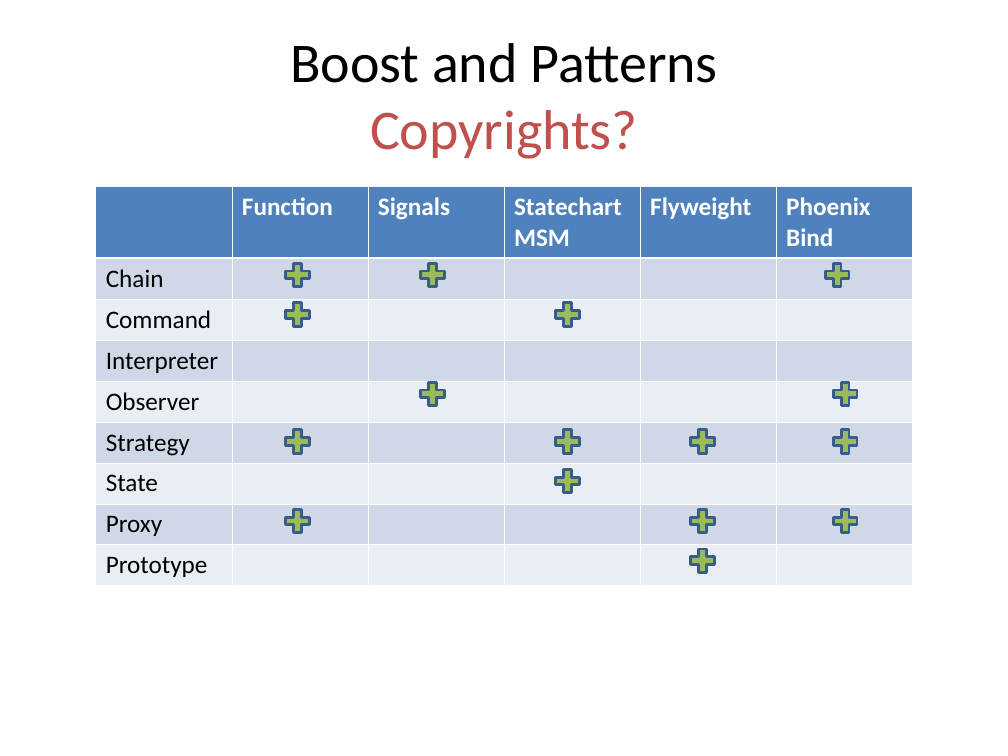
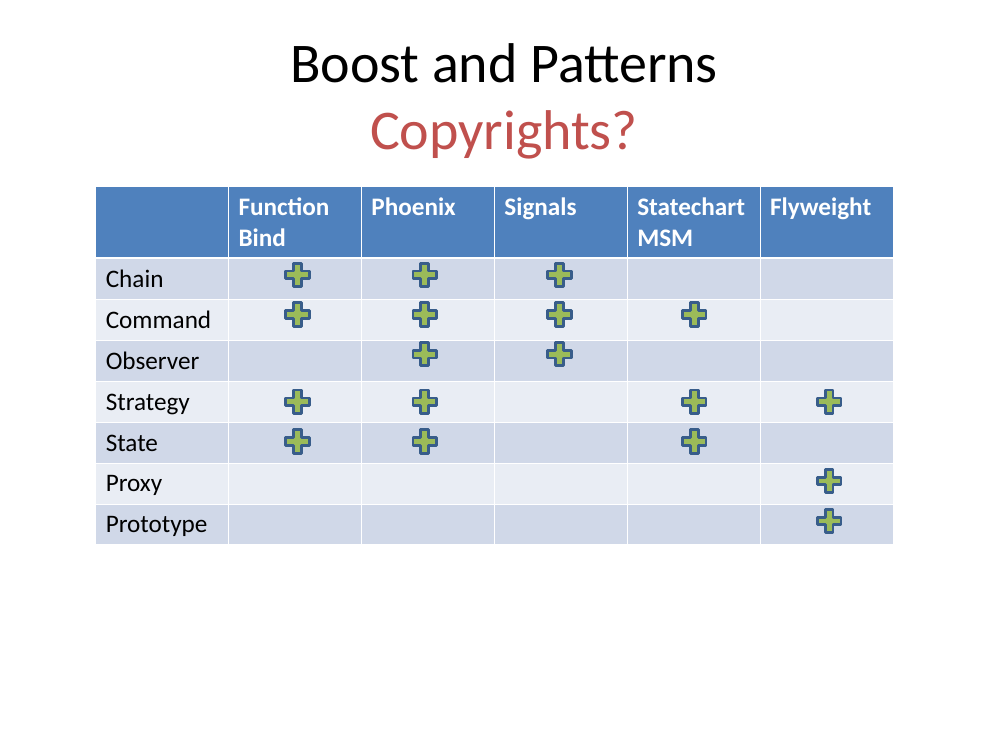
Before and after one commit to kamyu104/GofPatterns, a slide deck: slide 83 of Effective patterns.ppt (slide 80 before the commit). Drawn at 1008x756 pixels with LibreOffice and Linux fonts; fonts in the diff are those of the drawing. Boxes give left, top, right and bottom in pixels: in the first picture for what was removed or moved away, otherwise in the second. Text is boxed around its words. In the diff, an @@ line names an element or a change of style, - is before the commit and + after.

```diff
--- a/Effective patterns.ppt
+++ b/Effective patterns.ppt
@@ table at [96, 186, 894, 543] @@
-row 1:  | Function | Signals | Statechart / MSM | Flyweight | Phoenix / Bind
+row 1:  | Function / Bind | Phoenix | Signals | Statechart / MSM | Flyweight
-row 4: Interpreter |  |  |  |  | 
@@ table: place and size @@
-table at [96, 186, 912, 584]
+table at [96, 186, 894, 543]
@@ freeform shape: place and size @@
-freeform shape at [416, 259, 448, 290]
+freeform shape at [409, 259, 440, 290]
@@ freeform shape: place and size @@
-freeform shape at [686, 544, 719, 576]
+freeform shape at [543, 259, 575, 290]
@@ freeform shape added at [409, 298, 440, 331], fill #9BBB59, outline #385D8A 2.01 pt @@
@@ freeform shape: place and size @@
-freeform shape at [551, 298, 584, 331]
+freeform shape at [543, 298, 575, 331]
@@ freeform shape: place and size @@
-freeform shape at [822, 259, 854, 290]
+freeform shape at [678, 298, 710, 331]
@@ freeform shape added at [409, 339, 440, 371], fill #9BBB59, outline #385D8A 2.01 pt @@
@@ freeform shape: place and size @@
-freeform shape at [551, 425, 584, 458]
+freeform shape at [543, 339, 575, 371]
@@ freeform shape: place and size @@
-freeform shape at [282, 505, 313, 536]
+freeform shape at [282, 386, 313, 418]
@@ freeform shape: place and size @@
-freeform shape at [416, 378, 448, 409]
+freeform shape at [409, 386, 440, 418]
@@ freeform shape: place and size @@
-freeform shape at [686, 505, 719, 536]
+freeform shape at [678, 386, 710, 418]
@@ freeform shape: place and size @@
-freeform shape at [830, 378, 861, 409]
+freeform shape at [813, 386, 845, 418]
@@ freeform shape: place and size @@
-freeform shape at [551, 466, 584, 497]
+freeform shape at [409, 425, 440, 458]
@@ freeform shape: place and size @@
-freeform shape at [686, 425, 719, 458]
+freeform shape at [678, 425, 710, 458]
@@ freeform shape: place and size @@
-freeform shape at [830, 425, 861, 458]
+freeform shape at [813, 466, 845, 497]
@@ freeform shape: place and size @@
-freeform shape at [830, 505, 861, 536]
+freeform shape at [813, 505, 845, 536]
```
Also in this commit, not shown: 6 other slides changed, 4 slides added, 3 slides removed, 1 other file.
